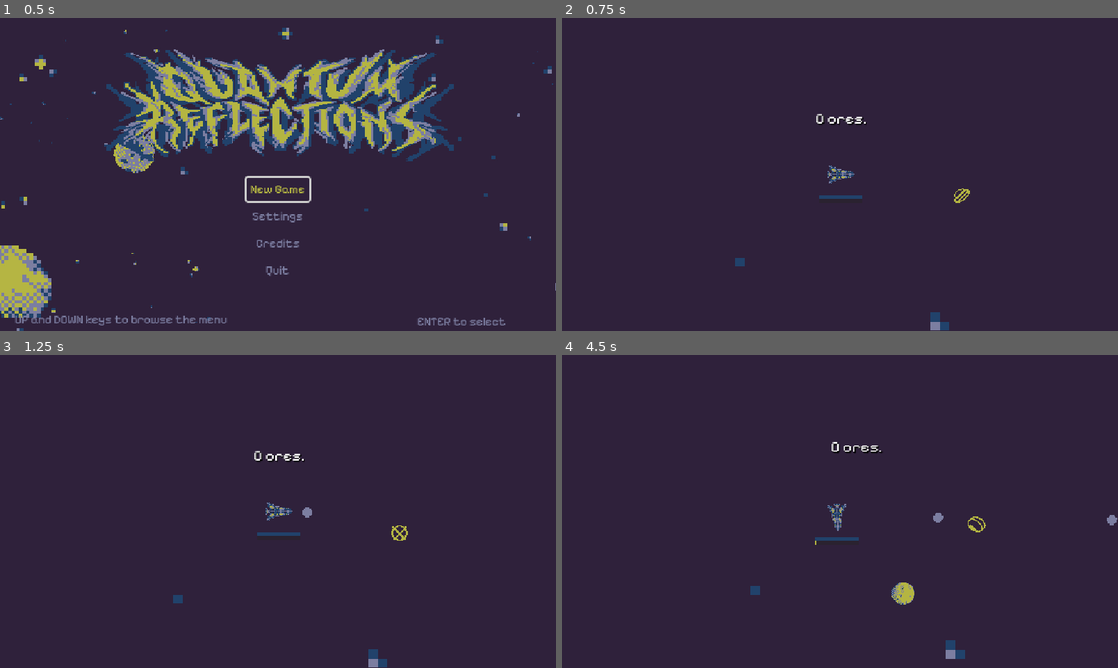
Above: before the commit, frames 1-4 (two rows, left to right).
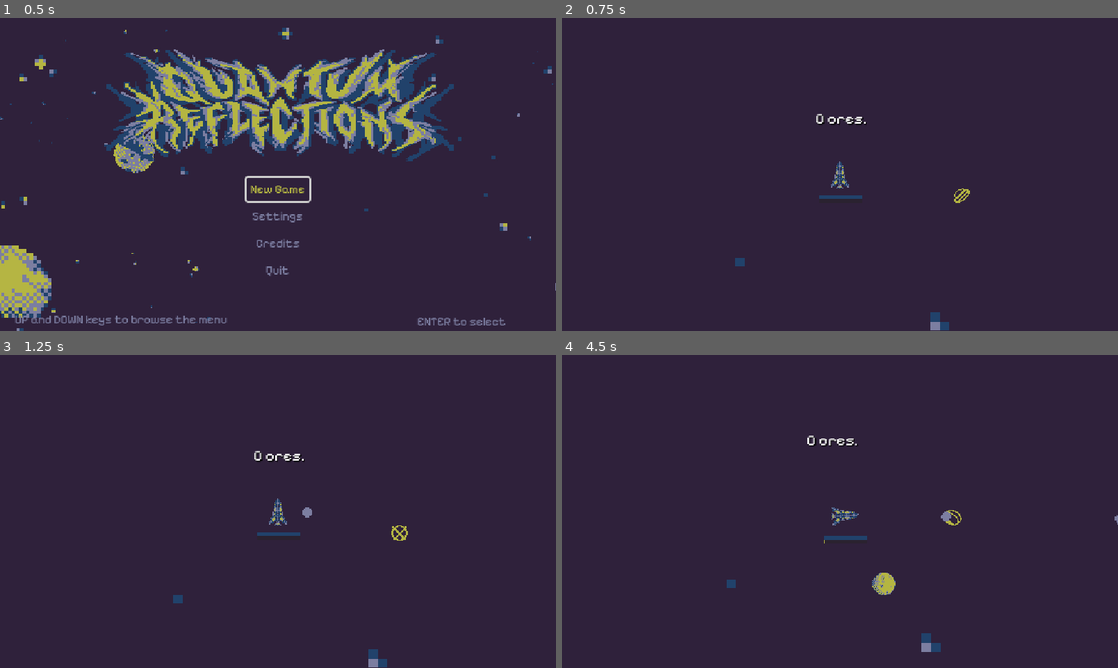
Above: after the commit, the same moments.

Repository: iparosds/Quantum-Reflections
Game: Godot game, scene res://scenes/menu.tscn
The game is run twice, just before and just after one commit, with the same random seed, the same clock (stepped at 60 frames per second) and the same inputs.
Inputs (mouse positions are in pixels of both pictures, inside the frame that each line leads up to):
- Up to frame 1 (0.5 s): no input
- Up to frame 2 (0.75 s): click "New Game" at 0.5 s
- Up to frame 3 (1.25 s): no input
- Up to frame 4 (4.5 s): tap Enter (enter) at 1.25, 1.35, 2.1, 2.85, 3.6, 4.35 s; move the mouse to (962, 495) at 1.27 s; hold Right (move_right) 1.28-2.03 s; move the mouse to (728, 527) at 2.02 s; hold Escape (back) 2.03-2.78 s; move the mouse to (895, 442) at 2.77 s; hold Right (move_right) 2.78-3.53 s; move the mouse to (812, 574) at 3.52 s; hold Up (move_up) 3.53-4.28 s; move the mouse to (1006, 558) at 4.27 s; hold A (move_left) from 4.28 s (still down)

Frame 1 is identical in both runs. In frame 2, 0.2% of the frame differs, in the area x 47-53%, y 45-55%; in frame 3, 0.2%; in frame 4, 1.7%, in the area x 29-100%, y 25-98%.

Commit message:
intertido 2

Diff:
--- a/scenes/asteroid.tscn
+++ b/scenes/asteroid.tscn
@@ -1,11 +1,26 @@
-[gd_scene load_steps=15 format=3 uid="uid://cdfj5mokmxuxt"]
+[gd_scene load_steps=21 format=3 uid="uid://cdfj5mokmxuxt"]
 
 [ext_resource type="Script" path="res://scripts/Asteroid.gd" id="1_mgqqj"]
 [ext_resource type="Texture2D" uid="uid://c4sr8oscwaor2" path="res://assets/sprites/asteroide01.png" id="2_ynw8h"]
+[ext_resource type="Texture2D" uid="uid://trvwq0qrgkv5" path="res://assets/sprites/mundo invertido/asteroide01.png" id="3_qigiv"]
 [ext_resource type="Texture2D" uid="uid://dx5bfay4jiixu" path="res://assets/sprites/asteroide02.png" id="3_tcq3t"]
 [ext_resource type="Texture2D" uid="uid://det8kav00i84l" path="res://assets/sprites/asteroide03.png" id="4_huldx"]
+[ext_resource type="Texture2D" uid="uid://pbejneyrq1r8" path="res://assets/sprites/mundo invertido/asteroide02.png" id="5_6unbw"]
 [ext_resource type="Texture2D" uid="uid://b60r3ywngvxtm" path="res://assets/sprites/explode_asteroide.png" id="5_dgnjn"]
 [ext_resource type="Texture2D" uid="uid://dtqj60jwhf2qj" path="res://assets/sprites/minerio.png" id="5_sf38f"]
+[ext_resource type="Texture2D" uid="uid://fb45i43qb8w7" path="res://assets/sprites/mundo invertido/asteroide03.png" id="7_kox2f"]
+
+[sub_resource type="AtlasTexture" id="AtlasTexture_erx0o"]
+atlas = ExtResource("3_qigiv")
+region = Rect2(0, 0, 16, 16)
+
+[sub_resource type="AtlasTexture" id="AtlasTexture_68c2d"]
+atlas = ExtResource("5_6unbw")
+region = Rect2(0, 0, 24, 23)
+
+[sub_resource type="AtlasTexture" id="AtlasTexture_hg1ew"]
+atlas = ExtResource("7_kox2f")
+region = Rect2(0, 0, 24, 24)
 
 [sub_resource type="AtlasTexture" id="AtlasTexture_yg5wq"]
 atlas = ExtResource("5_dgnjn")
@@ -43,6 +58,14 @@
 }, {
 "frames": [{
 "duration": 1.0,
+"texture": SubResource("AtlasTexture_erx0o")
+}],
+"loop": true,
+"name": &"asteroid01-quantum",
+"speed": 5.0
+}, {
+"frames": [{
+"duration": 1.0,
 "texture": ExtResource("3_tcq3t")
 }],
 "loop": true,
@@ -51,10 +74,26 @@
 }, {
 "frames": [{
 "duration": 1.0,
+"texture": SubResource("AtlasTexture_68c2d")
+}],
+"loop": true,
+"name": &"asteroid02-quantum",
+"speed": 5.0
+}, {
+"frames": [{
+"duration": 1.0,
 "texture": ExtResource("4_huldx")
 }],
 "loop": true,
 "name": &"asteroid03",
+"speed": 5.0
+}, {
+"frames": [{
+"duration": 1.0,
+"texture": SubResource("AtlasTexture_hg1ew")
+}],
+"loop": true,
+"name": &"asteroid03-quantum",
 "speed": 5.0
 }, {
 "frames": [{
@@ -98,9 +137,7 @@
 
 [node name="Asteroid" type="AnimatedSprite2D" parent="."]
 sprite_frames = SubResource("SpriteFrames_jogq0")
-animation = &"explosion"
-frame = 5
-frame_progress = 1.0
+animation = &"asteroid03-quantum"
 
 [node name="CollisionShape2D" type="CollisionShape2D" parent="."]
 shape = SubResource("CircleShape2D_vyoty")
--- a/scenes/black_hole.tscn
+++ b/scenes/black_hole.tscn
@@ -110,7 +110,7 @@
 [node name="AnimatedSprite2D" type="AnimatedSprite2D" parent="."]
 sprite_frames = SubResource("SpriteFrames_4rwcr")
 autoplay = "default"
-frame_progress = 0.794464
+frame_progress = 0.496867
 
 [node name="CollisionShape2D" type="CollisionShape2D" parent="."]
 shape = SubResource("CircleShape2D_ae7m5")
--- a/scenes/player.tscn
+++ b/scenes/player.tscn
@@ -1,9 +1,37 @@
-[gd_scene load_steps=12 format=3 uid="uid://exvs04d5gcyx"]
+[gd_scene load_steps=16 format=3 uid="uid://exvs04d5gcyx"]
 
 [ext_resource type="Script" path="res://scripts/player.gd" id="1_xdt2u"]
-[ext_resource type="PackedScene" uid="uid://bfxtc14hrjx1i" path="res://scenes/ship.tscn" id="2_j6r6q"]
+[ext_resource type="Texture2D" uid="uid://b7lv7hiaq1ntl" path="res://assets/sprites/nave.png" id="2_7lkev"]
+[ext_resource type="Texture2D" uid="uid://dndi2isgftvkc" path="res://assets/sprites/mundo invertido/nave.png" id="3_kqf54"]
 [ext_resource type="PackedScene" uid="uid://3vn8y1jlk7vp" path="res://scenes/turret.tscn" id="3_w8iht"]
 [ext_resource type="AudioStream" uid="uid://bxbastebv484j" path="res://assets/sounds/MUSIC.mp3" id="4_vtupa"]
+
+[sub_resource type="AtlasTexture" id="AtlasTexture_j1v7l"]
+atlas = ExtResource("2_7lkev")
+region = Rect2(0, 0, 19, 28)
+
+[sub_resource type="AtlasTexture" id="AtlasTexture_8ijpd"]
+atlas = ExtResource("3_kqf54")
+region = Rect2(0, 0, 19, 28)
+
+[sub_resource type="SpriteFrames" id="SpriteFrames_h2k5b"]
+animations = [{
+"frames": [{
+"duration": 1.0,
+"texture": SubResource("AtlasTexture_j1v7l")
+}],
+"loop": true,
+"name": &"default",
+"speed": 5.0
+}, {
+"frames": [{
+"duration": 1.0,
+"texture": SubResource("AtlasTexture_8ijpd")
+}],
+"loop": true,
+"name": &"quantum",
+"speed": 5.0
+}]
 
 [sub_resource type="CapsuleShape2D" id="CapsuleShape2D_8n8ai"]
 radius = 5.0
@@ -33,9 +61,9 @@
 z_index = 5
 script = ExtResource("1_xdt2u")
 
-[node name="Ship" parent="." instance=ExtResource("2_j6r6q")]
+[node name="Ship" type="AnimatedSprite2D" parent="."]
 unique_name_in_owner = true
-rotation = 1.5708
+sprite_frames = SubResource("SpriteFrames_h2k5b")
 
 [node name="CollisionShape2D" type="CollisionShape2D" parent="."]
 position = Vector2(0, 1)
--- a/scripts/Asteroid.gd
+++ b/scripts/Asteroid.gd
@@ -4,25 +4,43 @@
 var moving = true
 var ore = false
 const SHIP_ATTRACTION = 100.0
+var asteroid_type
 @onready var player = get_node("/root/Game/Player")
 @onready var game = get_node("/root/Game")
 
 func _ready():
 	var rand = round(randf_range(1,3))
 	if rand == 1:
+		asteroid_type = 1
 		$Asteroid.play("asteroid01")
 	if rand == 2:
+		asteroid_type = 2
 		$Asteroid.play("asteroid02")
 	if rand == 3:
+		asteroid_type = 3
 		$Asteroid.play("asteroid03")
 
 func _physics_process(delta):
 	var direction = global_position.direction_to(player.global_position)
+	if game.quantum == false:
+		if moving == true:
+			if asteroid_type == 1:
+				$Asteroid.play("asteroid01")
+			if asteroid_type == 2:
+				$Asteroid.play("asteroid02")
+			if asteroid_type == 3:
+				$Asteroid.play("asteroid03")
+			velocity = direction * SHIP_ATTRACTION
+	else:
+		if moving == true:
+			velocity = -direction * SHIP_ATTRACTION
+			if asteroid_type == 1:
+				$Asteroid.play("asteroid01-quantum")
+			if asteroid_type == 2:
+				$Asteroid.play("asteroid02-quantum")
+			if asteroid_type == 3:
+				$Asteroid.play("asteroid03-quantum")
 	if moving == true:
-		if game.quantum == false:
-			velocity = direction * SHIP_ATTRACTION
-		else:
-			velocity = -direction * SHIP_ATTRACTION
 		move_and_slide()
 
 func take_damage():
--- a/scripts/player.gd
+++ b/scripts/player.gd
@@ -2,7 +2,6 @@
 
 signal health_depleted;
 const BLACK_HOLE = preload("res://scenes/black_hole.tscn")
-
 @onready var game = get_node("/root/Game")
 var health = 100.0;
 const DAMAGE_RATE = 500.0;
@@ -15,17 +14,7 @@
 func is_player():
 	return true;
 
-func _ready():
-	%TurretN.current_bullet = 0
-	%TurretE.current_bullet = 1
-	%TurretS.current_bullet = 0
-	%TurretW.current_bullet = 0
-	%TurretNE.current_bullet = 0
-	%TurretNW.current_bullet = 0
-	%TurretSE.current_bullet = 0
-	%TurretSW.current_bullet = 0
-
-func _physics_process(delta):
+func add_turrets():
 	if game.get_score() > 1:
 		%TurretW.current_bullet = 2
 	if game.get_score() > 10:
@@ -40,6 +29,23 @@
 		%TurretNE.current_bullet = 1
 	if game.get_score() > 800:
 		%TurretSW.current_bullet = 1
+
+func _ready():
+	%TurretN.current_bullet = 0
+	%TurretE.current_bullet = 1
+	%TurretS.current_bullet = 0
+	%TurretW.current_bullet = 0
+	%TurretNE.current_bullet = 0
+	%TurretNW.current_bullet = 0
+	%TurretSE.current_bullet = 0
+	%TurretSW.current_bullet = 0
+
+func _physics_process(delta):
+	add_turrets()
+	if game.quantum == false:
+		%Ship.play("default")
+	else:
+		%Ship.play("quantum")
 	if Input.is_action_just_released("move_up"):
 		accelelariting = false
 	if Input.is_action_just_pressed("move_up"):
